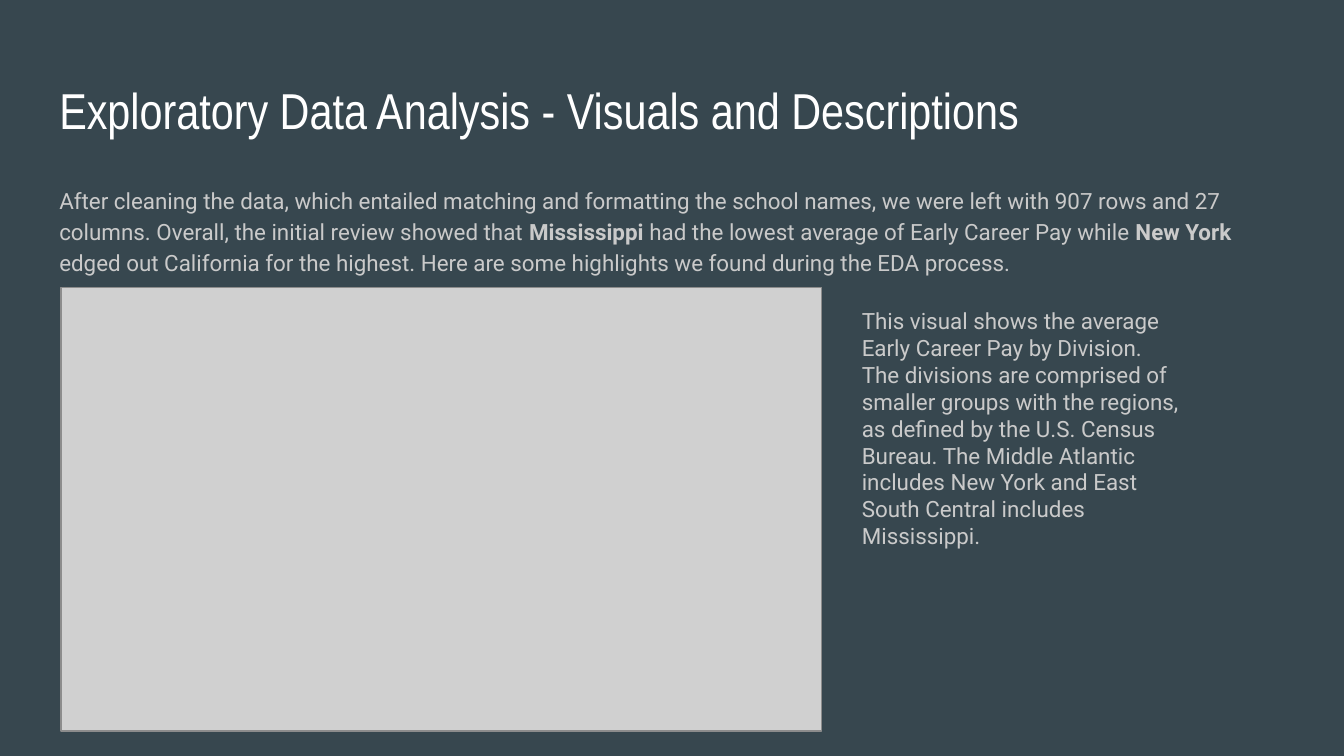
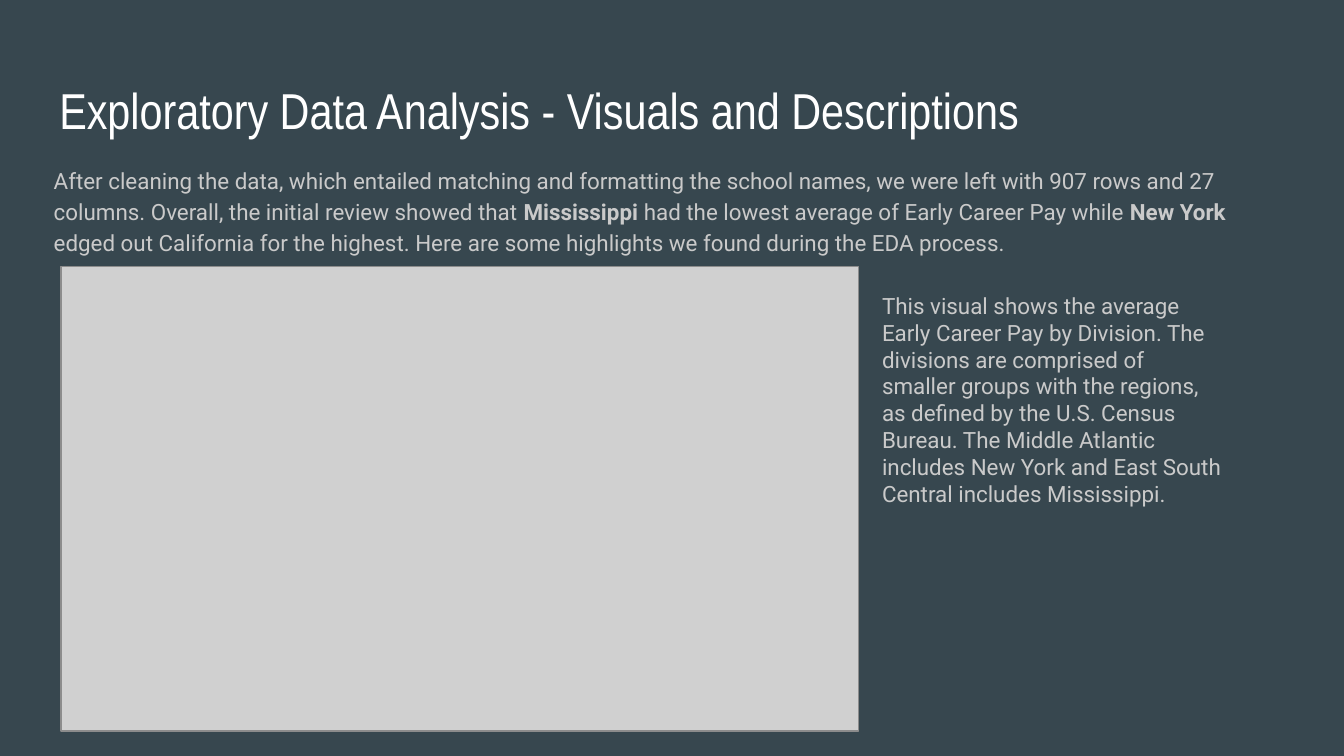
Before and after one commit to razon7/Group-Project, a slide deck: slide 7 of College_Costs_Career_Pay.pptx (slide 6 before the commit). Drawn at 1344x756 pixels with LibreOffice and Linux fonts; fonts in the diff are those of the drawing; grey boxes stand for pictures. Boxes give left, top, right and bottom in pixels: in the first picture for what was removed or moved away, otherwise in the second. Text is boxed around its words. In the diff, an @@ line names an element or a change of style, - is before the commit and + after.

```diff
--- a/College_Costs_Career_Pay.pptx
+++ b/College_Costs_Career_Pay.pptx
@@ text "After cleaning the data, which ...": place and size @@
-text "After cleaning the data, which ..." at box(59, 192, 1231, 276)
+text "After cleaning the data, which ..." at box(54, 172, 1226, 256)
@@ picture: place and size @@
-picture at box(60, 288, 821, 731)
+picture at box(60, 266, 857, 731)
@@ text "This visual shows the average ..." rewrapped from box(862, 312, 1178, 549) to box(882, 297, 1221, 507) @@
```
Also in this commit, not shown: 3 other slides changed, 2 slides added, 1 slide removed, 1 other file.
